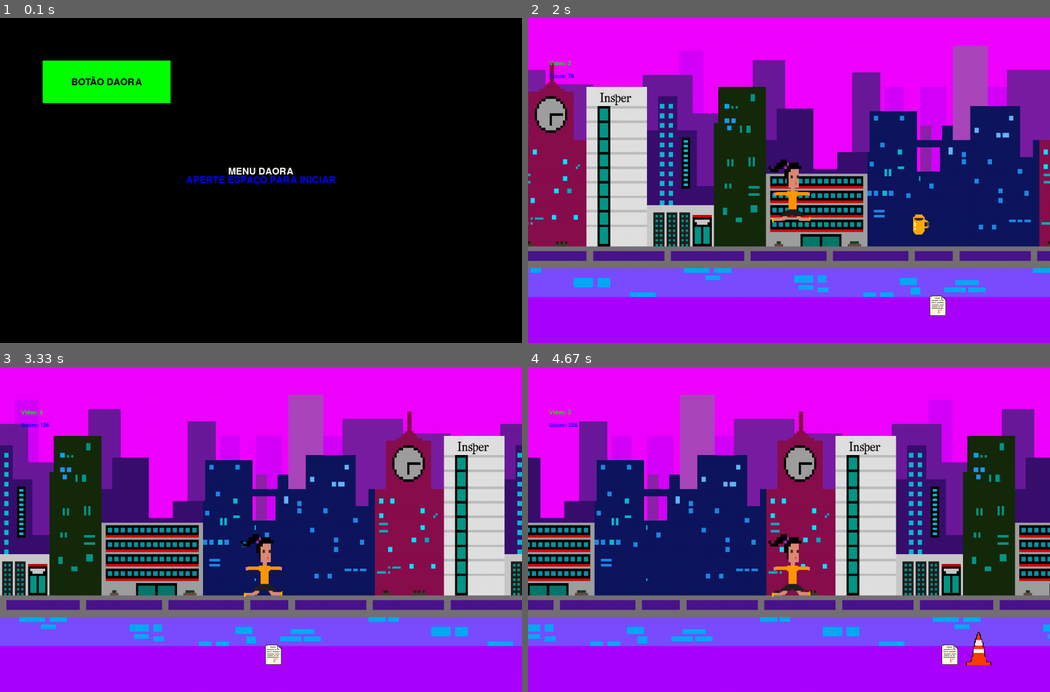
Above: before the commit, frames 1-4 (two rows, left to right).
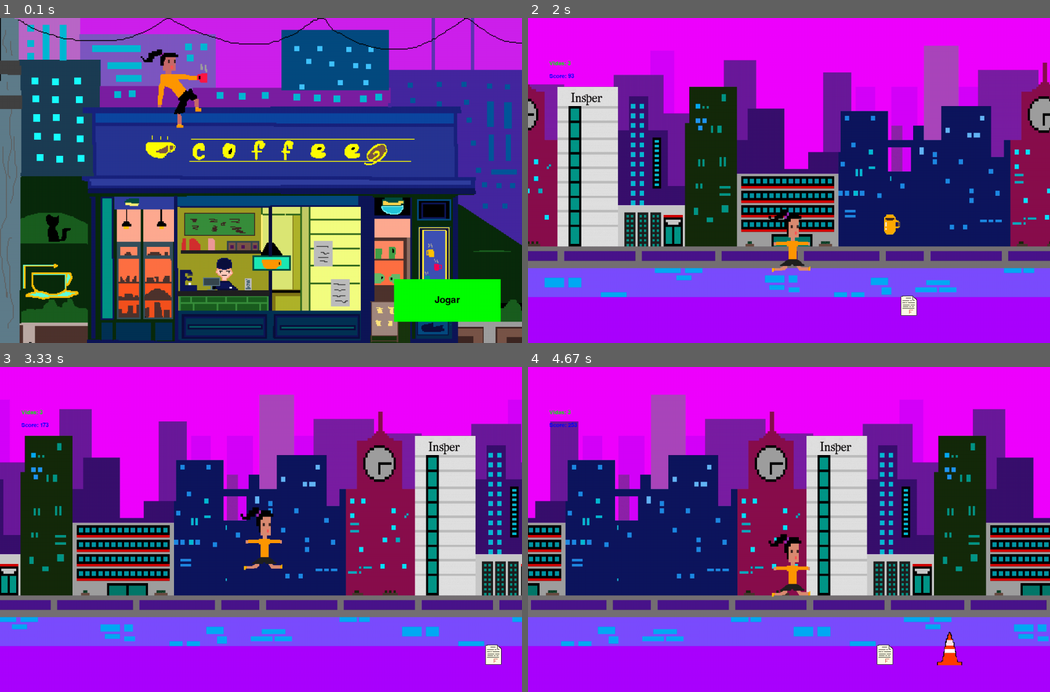
Above: after the commit, the same moments.

Repository: pedrofracassi/insper-dessoft-projeto-final
Game: pygame game, started from main.py
Two runs of this game, one before a commit and one after it. Both use one fixed random seed, a clock stepped at 60 frames per second and the inputs below.
Inputs (mouse positions are in pixels of both pictures, inside the frame that each line leads up to):
- Up to frame 1 (0.1 s): no input
- Up to frame 2 (2 s): click (976, 310) at 0.38 s, where only the run after the commit has a clickable "Jogar"; tap Space at 0.67, 1.57, 1.87 s
- Up to frame 3 (3.33 s): tap Space at 2.57, 2.87 s
- Up to frame 4 (4.67 s): tap Space at 3.9 s

The runs differ from the first frame. In frame 1, 99% of the frame differs, in the area x 0-100%, y 0-100%; in frame 2, 38%; in frame 3, 38%; in frame 4, 37%.

Commit message:
menu bonito

Diff:
--- /dev/null
+++ b/sprites/MenuBG.py
@@ -0,0 +1,14 @@
+import pygame
+from constants import WIDTH, HEIGHT
+
+class MenuBG (pygame.sprite.Sprite):
+  def __init__(self):
+    pygame.sprite.Sprite.__init__(self)
+    self.image = pygame.transform.scale(pygame.image.load('./assets/menu.png').convert(), (WIDTH, HEIGHT))
+    self.rect = self.image.get_rect()
+    self.rect.x = 0
+    self.rect.y = 0
+
+  def update (self):
+    self.rect.draw()
+    return
--- a/stages/MenuStage.py
+++ b/stages/MenuStage.py
@@ -2,6 +2,7 @@
 import pygame
 import structures.BaseStage
 from sprites import button
+from sprites import MenuBG
 
 class Stage(structures.BaseStage.BaseStage):
   def __init__(self, window):
@@ -11,8 +12,10 @@
       self.window = window
 
   def run (self):
-    button_start = button.button(100, 100, 300, 100, 'BOTÃO DAORA')
-
+    bg = MenuBG.MenuBG()
+    button_start = button.button(WIDTH - 300, HEIGHT - 150, 250, 100, 'Jogar')
+    sprites = pygame.sprite.Group()
+    sprites.add(bg)
     font = pygame.font.SysFont(None, 32)
     texto = font.render('APERTE ESPAÇO PARA INICIAR', True, (0, 0, 255))
     texto2 = font.render('MENU DAORA', True, (255, 255, 255))
@@ -24,13 +27,14 @@
     done = False
     while not done:
       pygame.time.Clock().tick(60)
+      self.window.fill((0, 0, 0))
+      sprites.draw(self.window)
       button_start.draw(self.window)
       for event in pygame.event.get():
         if event.type == pygame.QUIT:
           done = True
           return
-        if event.type == pygame.KEYDOWN:
+        if event.type == pygame.MOUSEBUTTONDOWN and button_start.isBeingHovered():
           done = True
           return 'game'
-
       pygame.display.update()
